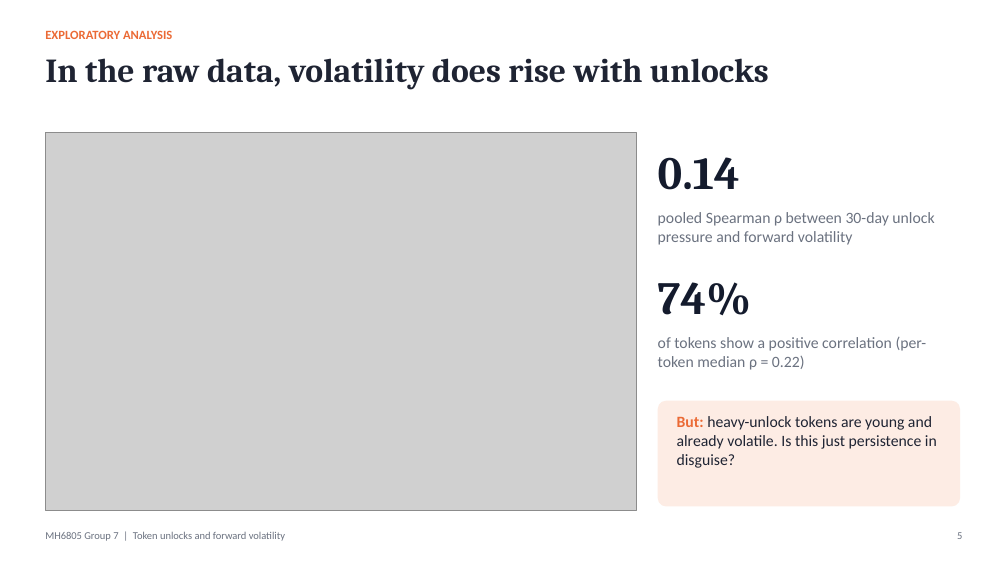
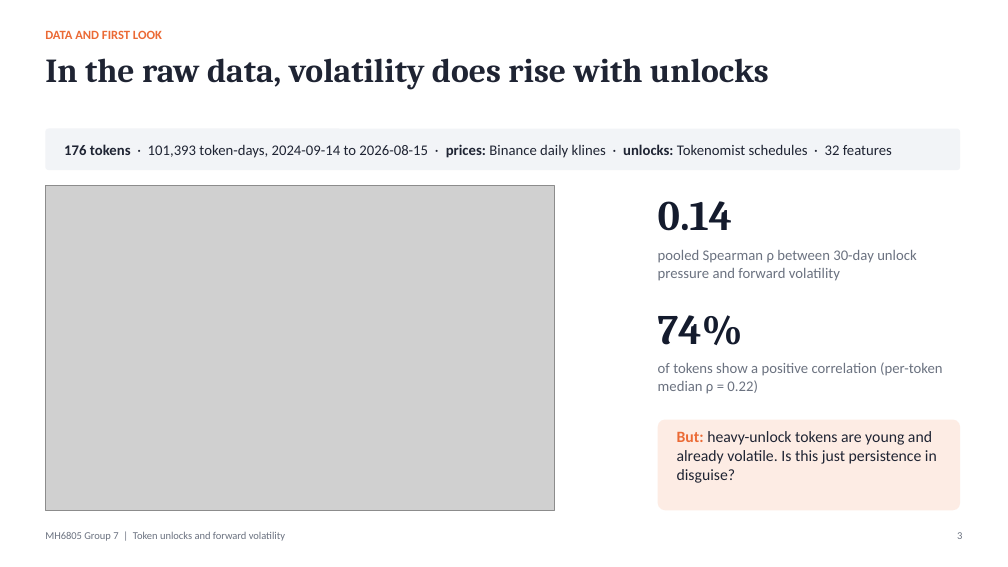
Before and after one commit to watersalamander/MH6805A-Project-Group7, a slide deck: slide 3 of report/Group7_Presentation_DRAFT.pptx (slide 5 before the commit). Drawn at 1008x567 pixels with LibreOffice and Linux fonts; fonts in the diff are those of the drawing; grey boxes stand for pictures. Boxes give left, top, right and bottom in pixels: in the first picture for what was removed or moved away, otherwise in the second. Text is boxed around its words. In the diff, an @@ line names an element or a change of style, - is before the commit and + after.

```diff
--- a/report/Group7_Presentation_DRAFT.pptx
+++ b/report/Group7_Presentation_DRAFT.pptx
@@ text at box(45, 30, 162, 39): text changed @@
-EXPLORATORY ANALYSIS
+DATA AND FIRST LOOK
@@ rounded rectangle added at box(45, 129, 960, 170), fill #F2F4F7 @@
@@ text added at box(64, 144, 892, 158), 14 pt, text #1F2433 @@
+176 tokens · 101,393 token-days, 2024-09-14 to 2026-08-15 · prices: Binance daily klines · unlocks: Tokenomist schedules · 32 features
@@ picture: place and size @@
-picture at box(45, 132, 637, 510)
+picture at box(45, 185, 554, 510)
@@ text "0.14" at box(658, 201, 732, 231): size 44 to 40 pt @@
@@ text "0.14": place and size @@
-text "0.14" at box(658, 157, 740, 190)
+text "0.14" at box(658, 201, 732, 231)
@@ text "pooled Spearman ρ between 30-day ..." at box(658, 250, 916, 281): size 15 to 14 pt @@
@@ text "pooled Spearman ρ between 30-day ...": place and size @@
-text "pooled Spearman ρ between 30-day ..." at box(658, 212, 934, 245)
+text "pooled Spearman ρ between 30-day ..." at box(658, 250, 916, 281)
@@ text "74%": place and size @@
-text "74%" at box(658, 282, 751, 316)
+text "74%" at box(658, 315, 743, 345)
@@ text "74%" at box(658, 315, 743, 345): size 44 to 40 pt @@
@@ text "of tokens show a positive ...": place and size @@
-text "of tokens show a positive ..." at box(658, 337, 927, 370)
+text "of tokens show a positive ..." at box(658, 362, 943, 394)
@@ text "of tokens show a positive ..." at box(658, 362, 943, 394): size 15 to 14 pt @@
@@ rounded rectangle: place and size @@
-rounded rectangle at box(658, 401, 960, 507)
+rounded rectangle at box(658, 420, 960, 510)
@@ text "But: heavy-unlock tokens are young ...": place and size @@
-text "But: heavy-unlock tokens are young ..." at box(677, 416, 937, 468)
+text "But: heavy-unlock tokens are young ..." at box(677, 431, 937, 483)
```
Also in this commit, not shown: 10 other slides changed, 5 slides removed, 2 other files.
